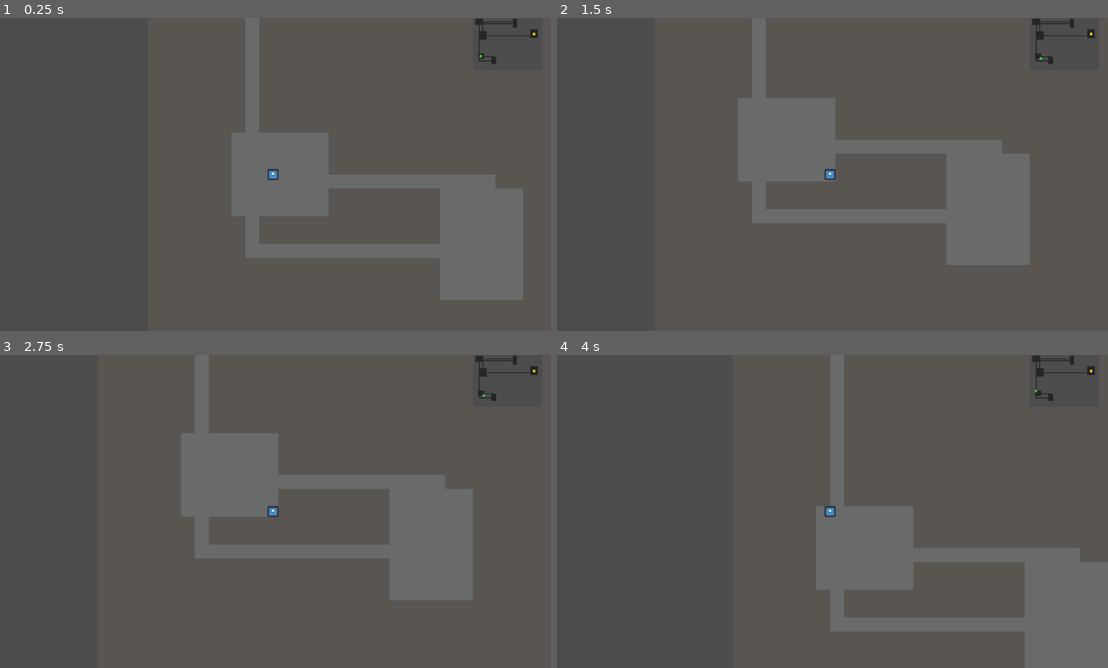
Above: before the commit, frames 1-4 (two rows, left to right).
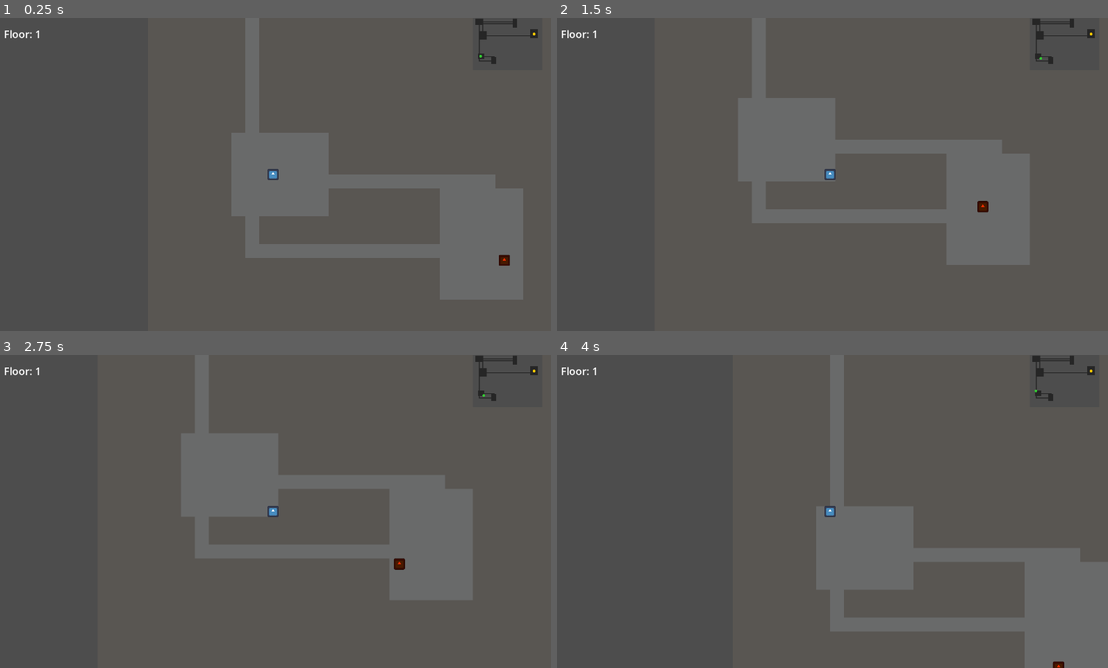
Above: after the commit, the same moments.

Repository: bored-mel/godot-prototypes
Game: Godot game, scene res://scenes/main.tscn
Same seed, same stepped clock (60 frames per second), same inputs: the game is played once before the commit and once after it. The engine's default icon, where the game draws it, is replaced by a stand-in: a white triangle on a blue panel in a dark square.
Inputs:
- Up to frame 1 (0.25 s): no input
- Up to frame 2 (1.5 s): tap Enter at 0.5 s; hold D (move_right) 0.53-1.28 s; hold S (move_down) from 1.28 s (still down)
- Up to frame 3 (2.75 s): release S (move_down) at 2.03 s; hold D (move_right) from 2.03 s (still down)
- Up to frame 4 (4 s): release D (move_right) at 2.78 s; hold W (move_up) 2.78-3.53 s; hold A (move_left) from 3.53 s (still down)

The runs differ from the first frame. In frame 1, 0.1% of the frame differs, in the area x 0-93%, y 3-80%; in frame 2, 0.1%, in the area x 0-79%, y 3-63%; in frame 3, 0.1%; in frame 4, 0.1%.

Commit message:
floor and enemy
floor label and enemy spawn added

Diff:
--- /dev/null
+++ b/01-dungeon-crawler/scenes/enemy.tscn
@@ -0,0 +1,18 @@
+[gd_scene format=3 uid="uid://bx5b1vpxq1l0n"]
+
+[ext_resource type="Texture2D" uid="uid://dp7sc7gkaub1p" path="res://icon.svg" id="1_7p1mj"]
+[ext_resource type="Script" uid="uid://dymsge0n17nkm" path="res://scripts/enemies/Enemy.gd" id="1_md0e3"]
+
+[sub_resource type="RectangleShape2D" id="RectangleShape2D_7p1mj"]
+size = Vector2(12, 12)
+
+[node name="Enemy" type="CharacterBody2D" unique_id=850330462]
+script = ExtResource("1_md0e3")
+
+[node name="Sprite2D" type="Sprite2D" parent="." unique_id=1439656883]
+modulate = Color(1, 0.18431373, 0, 1)
+scale = Vector2(0.1, 0.1)
+texture = ExtResource("1_7p1mj")
+
+[node name="CollisionShape2D" type="CollisionShape2D" parent="." unique_id=462696474]
+shape = SubResource("RectangleShape2D_7p1mj")
--- a/01-dungeon-crawler/scenes/main.tscn
+++ b/01-dungeon-crawler/scenes/main.tscn
@@ -4,6 +4,8 @@
 [ext_resource type="Texture2D" uid="uid://cpvd76uuvq7y5" path="res://assets/dungeontiles.png" id="2_sugp2"]
 [ext_resource type="Script" uid="uid://bo8ugpu6ywy5m" path="res://scripts/DungeonGenerator.gd" id="3_jyhfs"]
 [ext_resource type="Script" uid="uid://co2anu0dlk1e2" path="res://scripts/ui/Minimap.gd" id="4_jyhfs"]
+[ext_resource type="Script" uid="uid://iwru18jn0t0g" path="res://scripts/ui/FloorLabel.gd" id="5_tbgi4"]
+[ext_resource type="PackedScene" uid="uid://bx5b1vpxq1l0n" path="res://scenes/enemy.tscn" id="6_tefeu"]
 
 [sub_resource type="TileSetAtlasSource" id="TileSetAtlasSource_tbgi4"]
 texture = ExtResource("2_sugp2")
@@ -37,3 +39,15 @@
 offset_bottom = 120.0
 grow_horizontal = 0
 script = ExtResource("4_jyhfs")
+
+[node name="FloorLabel" type="Label" parent="UI" unique_id=1503380777]
+offset_left = 20.0
+offset_top = 20.0
+offset_right = 78.0
+offset_bottom = 43.0
+theme_override_font_sizes/font_size = 24
+text = "Floor: 1"
+script = ExtResource("5_tbgi4")
+
+[node name="Enemy" parent="." unique_id=850330462 instance=ExtResource("6_tefeu")]
+position = Vector2(20, 20)
--- a/01-dungeon-crawler/scripts/DungeonGenerator.gd
+++ b/01-dungeon-crawler/scripts/DungeonGenerator.gd
@@ -16,17 +16,27 @@
 var stairs_position := Vector2.ZERO
 var floor_number := 1
 
+var enemy_scene := preload("res://scenes/Enemy.tscn")
+var enemies_node: Node
+
 signal dungeon_generated(floor_num: int)
 
 
 func _ready() -> void:
 	tilemap = get_parent().get_node("DungeonMap")
 	player = get_parent().get_node("Player")
+
+	enemies_node = Node.new()
+	enemies_node.name = "Enemies"
+	get_parent().call_deferred("add_child", enemies_node)
+
+	await get_tree().process_frame
 	generate_new_floor()
 
 
 func generate_new_floor() -> void:
 	rooms.clear()
+	clear_enemies()
 	generate()
 
 	var first_room_center = rooms[0].get_center()
@@ -36,7 +46,28 @@
 	var stairs_tile = last_room.get_center()
 	stairs_position = Vector2(stairs_tile) * 16.0 + Vector2(8, 8)
 
+	spawn_enemies()
 	dungeon_generated.emit(floor_number)
+
+func clear_enemies() -> void:
+	for enemy in enemies_node.get_children():
+		enemy.queue_free()
+
+func spawn_enemies() -> void:
+	for i in range(1, rooms.size() - 1):
+		var room = rooms[i]
+		var enemy_count = randi_range(1, 3)
+		for j in enemy_count:
+			var enemy = enemy_scene.instantiate()
+			var rand_x = randf_range(room.position.x + 1, room.end.x - 1)
+			var rand_y = randf_range(room.position.y + 1, room.end.y - 1)
+			enemy.global_position = Vector2(rand_x, rand_y) * 16.0
+			enemies_node.add_child(enemy)
+			print("Enemy parent: ", enemy.get_parent().name)
+			print("Enemy visible: ", enemy.visible)
+			print("Enemy in tree: ", enemy.is_inside_tree())
+			print("Enemy spawned at: ", enemy.global_position)
+	print("Total enemies: ", enemies_node.get_child_count())
 
 
 
--- /dev/null
+++ b/01-dungeon-crawler/scripts/enemies/Enemy.gd
@@ -0,0 +1,25 @@
+extends CharacterBody2D
+
+const SPEED := 40.0
+var direction := Vector2.ZERO
+var move_timer := 0.0
+
+func _ready() -> void:
+	z_index = 10
+	pick_random_direction()
+
+func _physics_process(delta: float) -> void:
+	move_timer -= delta
+	if move_timer <= 0:
+		pick_random_direction()
+
+	velocity = direction * SPEED
+	move_and_slide()
+
+	if get_slide_collision_count() > 0:
+		pick_random_direction()
+
+func pick_random_direction() -> void:
+	var angle = randf() * TAU
+	direction = Vector2(cos(angle), sin(angle))
+	move_timer = randf_range(1.0, 3.0)
--- /dev/null
+++ b/01-dungeon-crawler/scripts/ui/FloorLabel.gd
@@ -0,0 +1,8 @@
+extends Label
+
+func _ready() -> void:
+	var generator = get_tree().get_first_node_in_group("dungeon_generator")
+	generator.dungeon_generated.connect(_on_dungeon_generated)
+
+func _on_dungeon_generated(floor_num: int) -> void:
+	text = "Floor: " + str(floor_num)
Not shown, added: 01-dungeon-crawler/scripts/enemies/Enemy.gd.uid
Not shown, added: 01-dungeon-crawler/scripts/ui/FloorLabel.gd.uid
